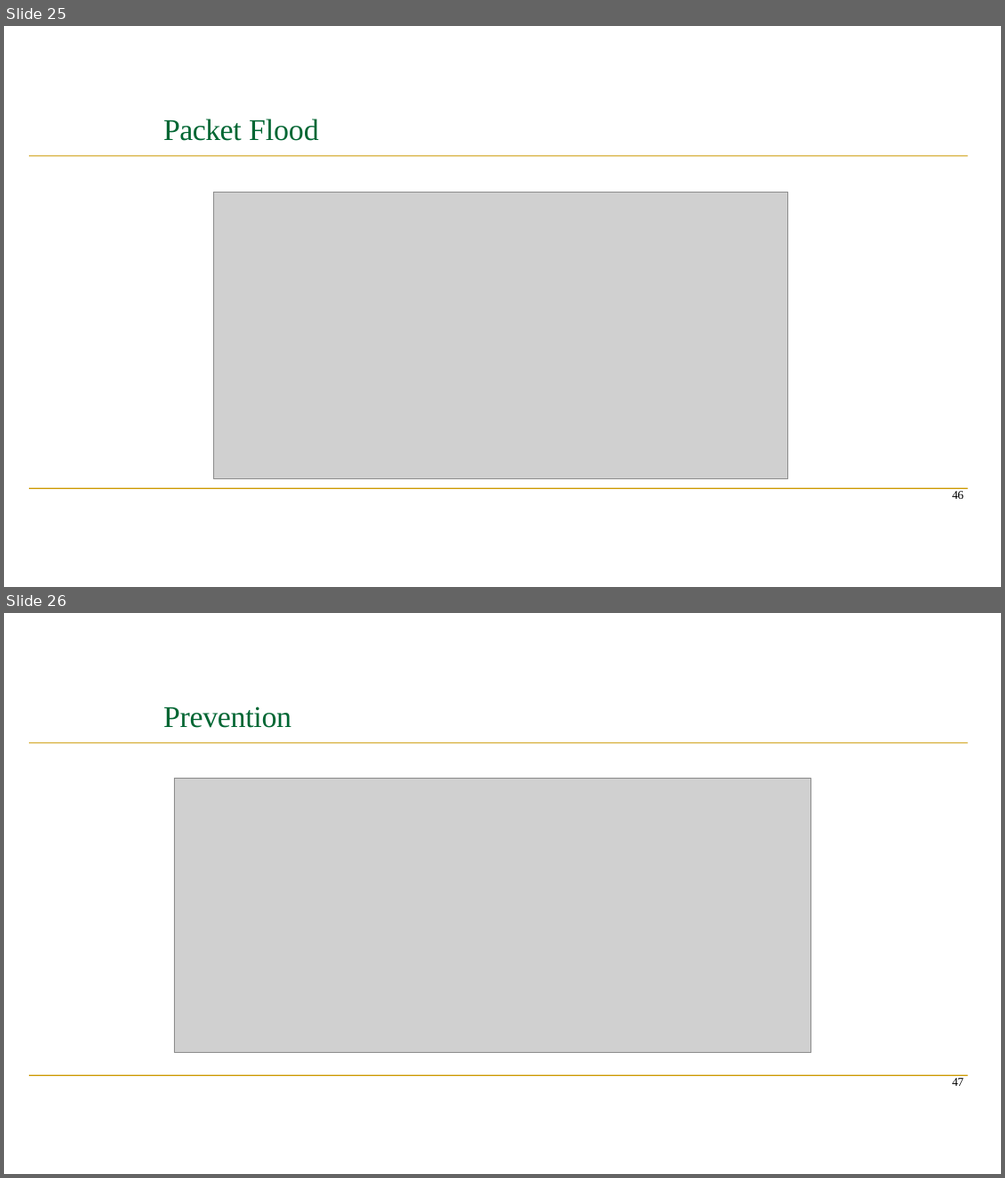
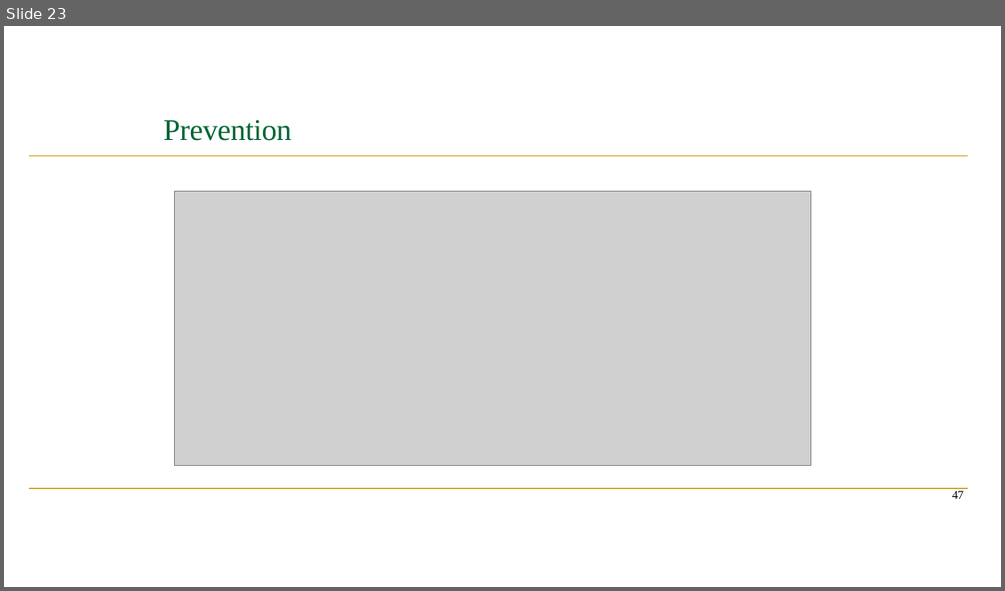
Before and after one commit to SagarChhabriya/Sem-6, a slide deck: 04-info-security/IS-VVeek-02-03.pptx. Shown one above the other, each under a label of ours: slides 25 and 26 before the commit, slide 23 after it. The pictures are 1005x1178 and 1005x591 pixels, drawn with LibreOffice and Linux fonts; fonts in the diff are those of the drawing; grey boxes stand for pictures. Boxes give left, top, right and bottom in pixels: in the first picture for what was removed or moved away, otherwise in the second. Text is boxed around its words. In the diff, an @@ line names an element or a change of style, - is before the commit and + after.

```diff
--- a/04-info-security/IS-VVeek-02-03.pptx
+++ b/04-info-security/IS-VVeek-02-03.pptx
@@ slide 25 removed at <box>4,26,1001,587</box>, background #FFFFFF; not listed: 2 template elements that a slide beside it also shows @@
@@ title removed at <box>163,119,319,141</box> @@
-Packet Flood
@@ picture removed at <box>214,192,788,478</box> @@
@@ text removed at <box>952,491,963,499</box> @@
-46
@@ what was slide 26 is now slide 23 @@
```
Also in this commit, not shown: 21 slides changed, 2 slides added, 6 other slides removed, 9 other files.
